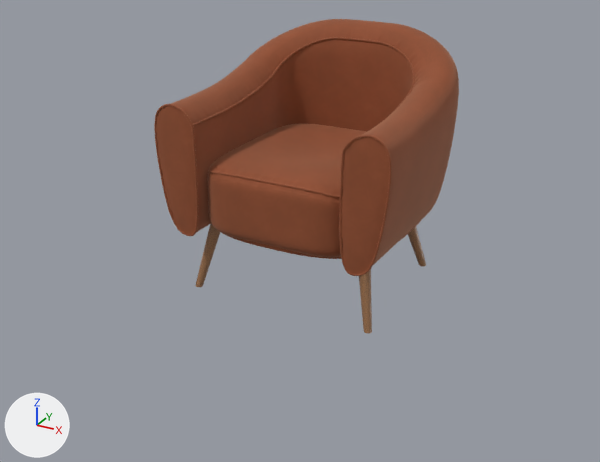
The glTF model apps/api/static/models/tub-club-armchair/model.glb, before and after one commit.
Rendered twice from a camera (50 mm lens) standing at (1.147, -2.245, 1.248) and looking at (-0.024, -0.116, 0.184). Arrows for +X, +Y and +Z are at lower left; the lights stay in place. The picture after the commit comes second.

The first picture shows 'Leg0L', 'Leg0R', 'Upholstery' and 1 more.
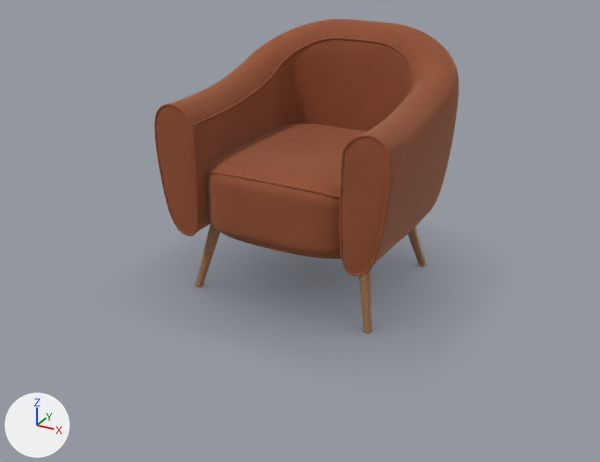
Boxes [x1, y1, x2, y2] around the edits, measured in the pictures (600 x 462 px):
'ContactShadow', added: after [202, 252, 427, 333]

What the commit changed:
Picture 'contact_shadow' (img_contact_shadow) is new.
Material 'ContactShadow' (mat_contactshadow) is new.
Uses the picture img_contact_shadow.
Mesh me_plane is new.
It has 4 vertices, 2 faces and spans x -0.68..0.68, y -0.67..0.67, z 0.0.
It uses material mat_contactshadow.
Object 'ContactShadow' (ob_contactshadow) is new; it shows me_plane.
Its location is (0.0, 0.0, 0.002).
